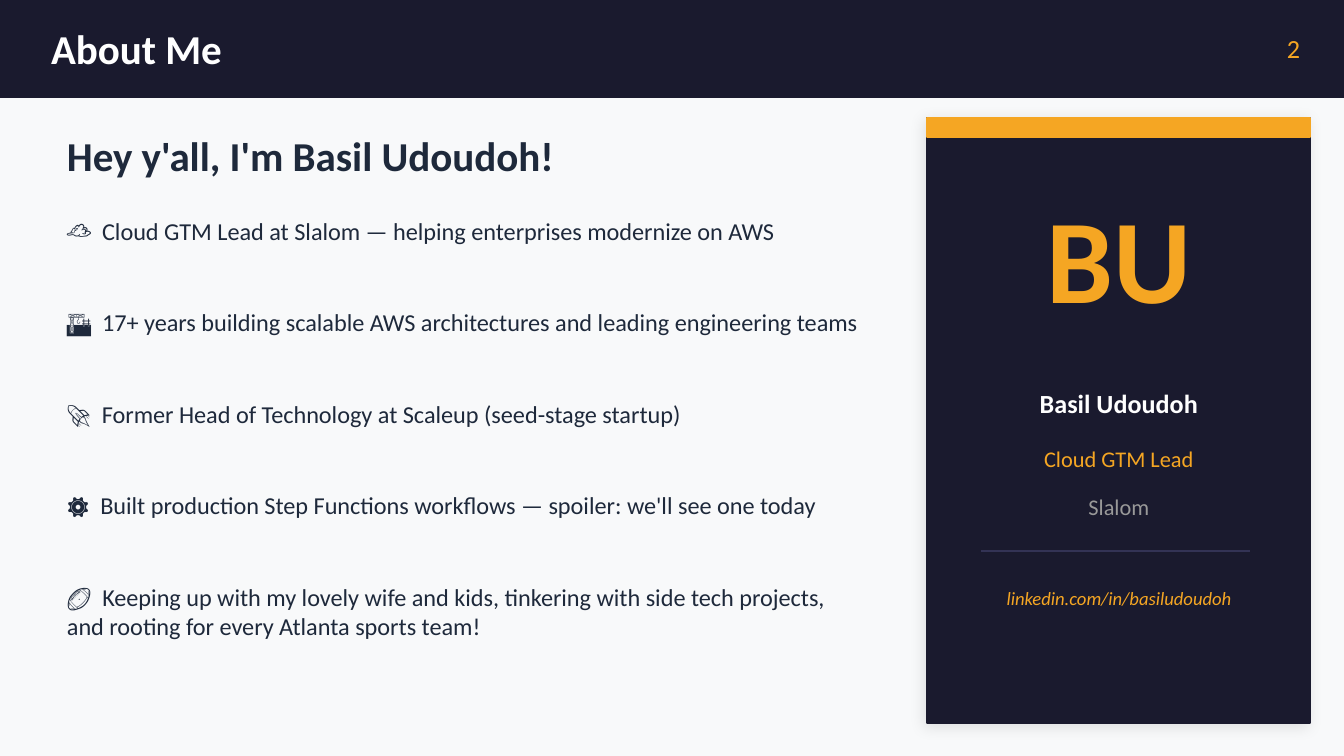
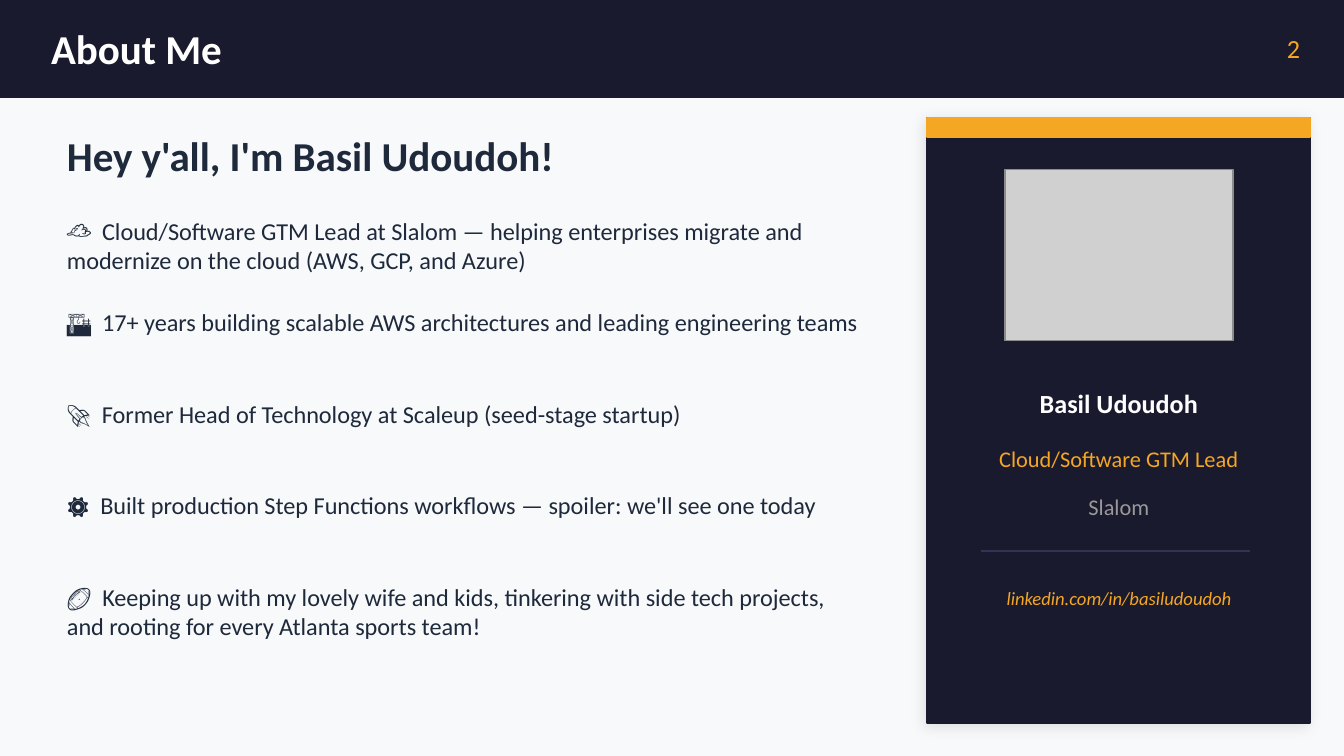
Before and after one commit to budoudoh/aws-step-function-demo, a slide deck: slide 2 of Step_Function_2026.pptx. Drawn at 1344x756 pixels with LibreOffice and Linux fonts; fonts in the diff are those of the drawing; grey boxes stand for pictures. Boxes give left, top, right and bottom in pixels: in the first picture for what was removed or moved away, otherwise in the second. Text is boxed around its words. In the diff, an @@ line names an element or a change of style, - is before the commit and + after.

```diff
--- a/Step_Function_2026.pptx
+++ b/Step_Function_2026.pptx
@@ picture added at bbox=[1005, 169, 1234, 340] @@
@@ text at bbox=[67, 223, 802, 272]: text changed @@
-☁️ Cloud GTM Lead at Slalom — helping enterprises modernize on AWS
+☁️ Cloud/Software GTM Lead at Slalom — helping enterprises migrate and modernize on the cloud (AWS, GCP, and Azure)
@@ text removed at bbox=[1046, 225, 1191, 304] @@
-BU
@@ text at bbox=[999, 451, 1238, 468]: text changed @@
-Cloud GTM Lead
+Cloud/Software GTM Lead
```
Also in this commit, not shown: 9 other slides changed.
